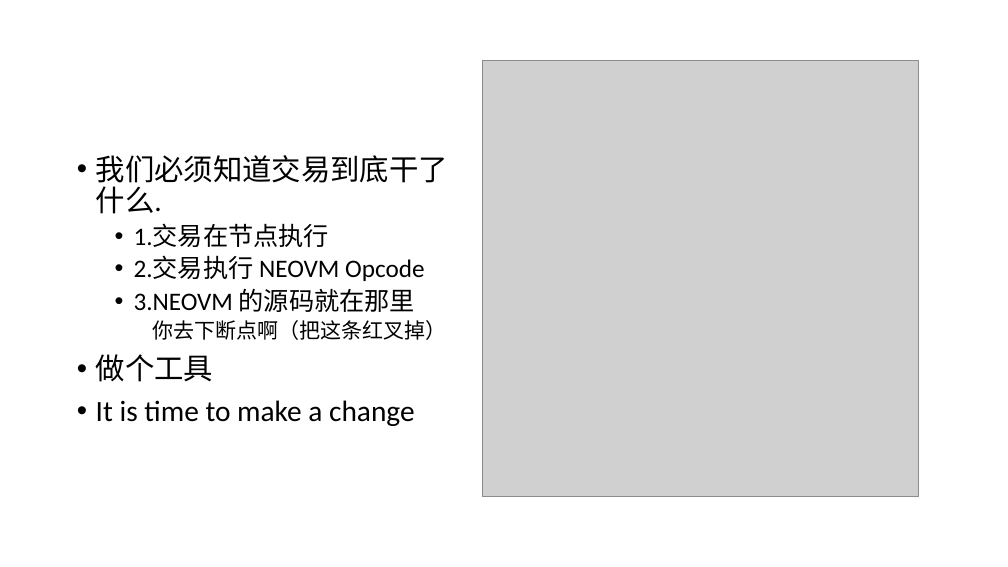
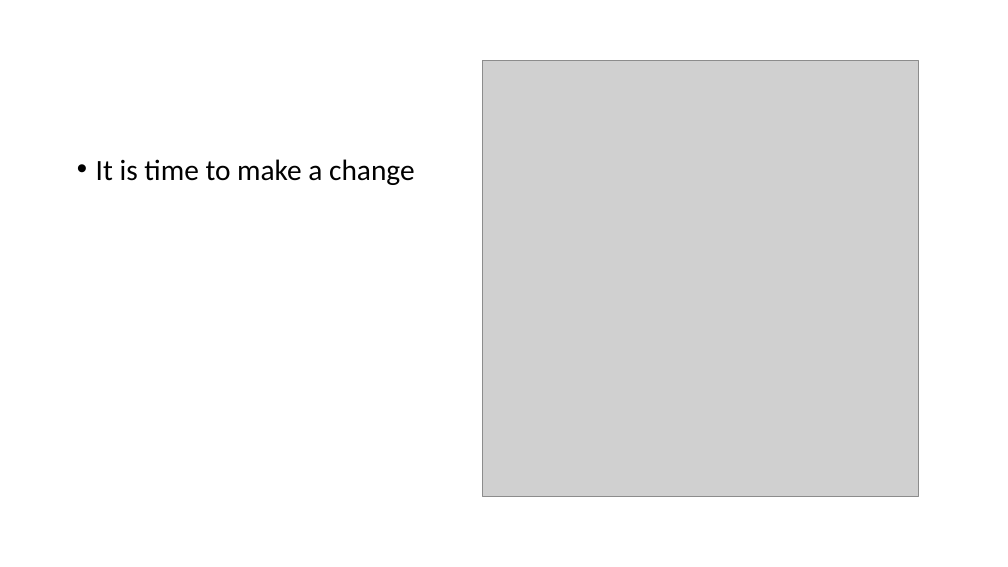
Before and after one commit to NewEconoLab/speech, a slide deck: slide 8 of lights/how to debug smartcontract(NEO).pptx (slide 10 before the commit). Drawn at 1008x567 pixels with LibreOffice and Linux fonts; fonts in the diff are those of the drawing; grey boxes stand for pictures. Boxes give left, top, right and bottom in pixels: in the first picture for what was removed or moved away, otherwise in the second. Text is boxed around its words. In the diff, an @@ line names an element or a change of style, - is before the commit and + after.

```diff
--- a/lights/how to debug smartcontract(NEO).pptx
+++ b/lights/how to debug smartcontract(NEO).pptx
@@ text at (x1=96, y1=155, x2=448, y2=382): paragraphs removed @@
-• 我们必须知道交易到底干了什么.
-  • 1.交易在节点执行
-  • 2.交易执行 NEOVM Opcode
-  • 3.NEOVM 的源码就在那里
-    你去下断点啊（把这条红叉掉）
-• 做个工具
```
Also in this commit, not shown: 1 other slide changed, 4 slides added, 6 slides removed, 1 other file.
